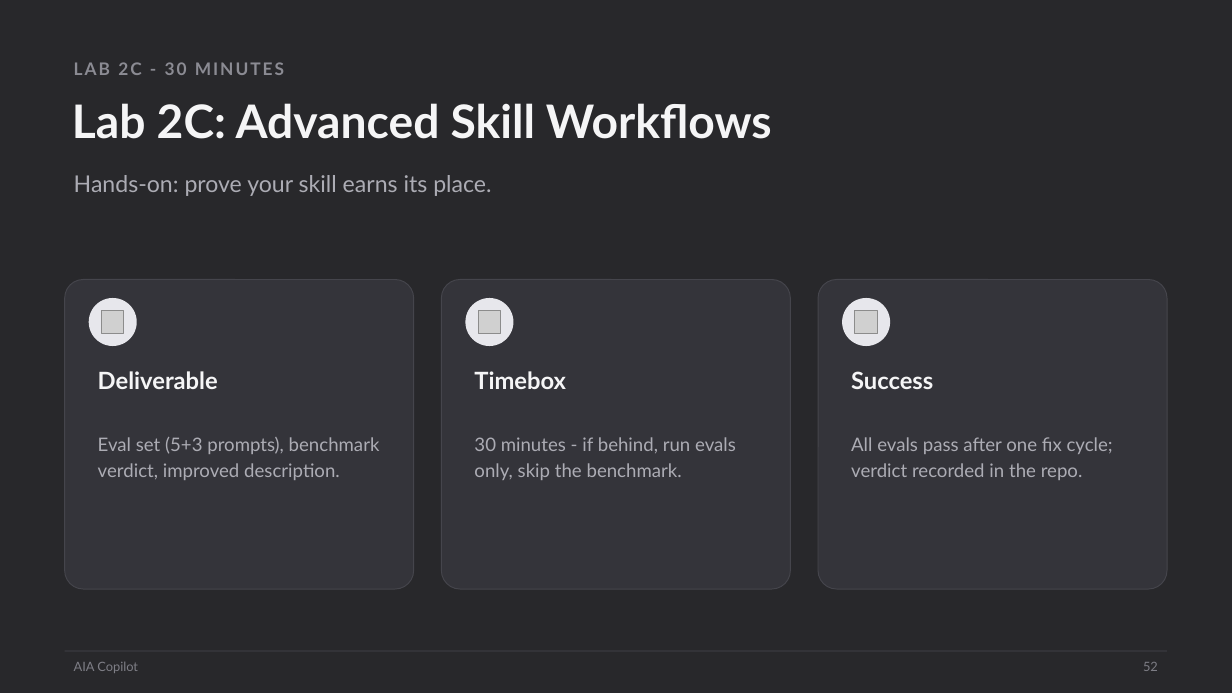
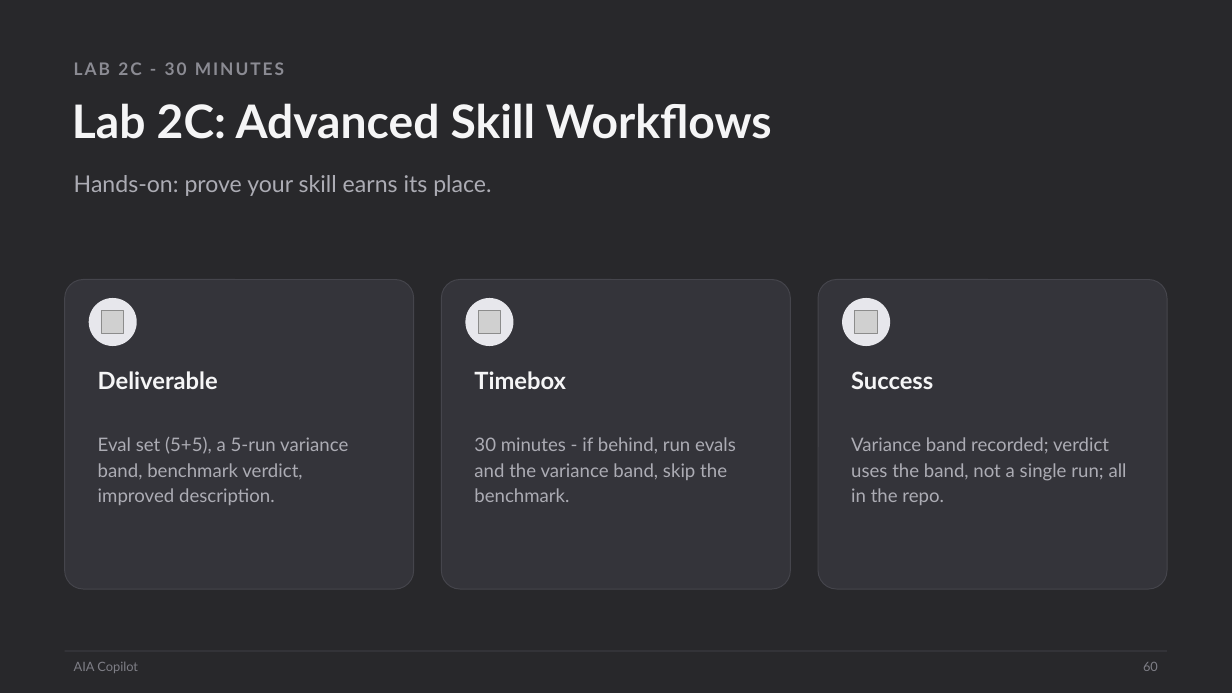
Before and after one commit to scottrhay/AIA-ClaudeCopilot, a slide deck: slide 60 of claude-code-3day/slides/Day2_Claude_Code_Extensions.pptx (slide 52 before the commit). Drawn at 1232x693 pixels with LibreOffice and Linux fonts; fonts in the diff are those of the drawing; grey boxes stand for pictures. Boxes give left, top, right and bottom in pixels: in the first picture for what was removed or moved away, otherwise in the second. Text is boxed around its words. In the diff, an @@ line names an element or a change of style, - is before the commit and + after.

```diff
--- a/claude-code-3day/slides/Day2_Claude_Code_Extensions.pptx
+++ b/claude-code-3day/slides/Day2_Claude_Code_Extensions.pptx
@@ text at <box>98,437,348,505</box>: text changed @@
-Eval set (5+3 prompts), benchmark verdict, improved description.
+Eval set (5+5), a 5-run variance band, benchmark verdict, improved description.
@@ text at <box>474,437,736,502</box>: text changed @@
-30 minutes - if behind, run evals only, skip the benchmark.
+30 minutes - if behind, run evals and the variance band, skip the benchmark.
@@ text at <box>851,437,1127,505</box>: text changed @@
-All evals pass after one fix cycle; verdict recorded in the repo.
+Variance band recorded; verdict uses the band, not a single run; all in the repo.
@@ text at <box>1143,662,1158,671</box>: text changed @@
-52
+60
```
Also in this commit, not shown: 55 other slides changed, 14 slides added, 4 slides removed, 15 other files.
